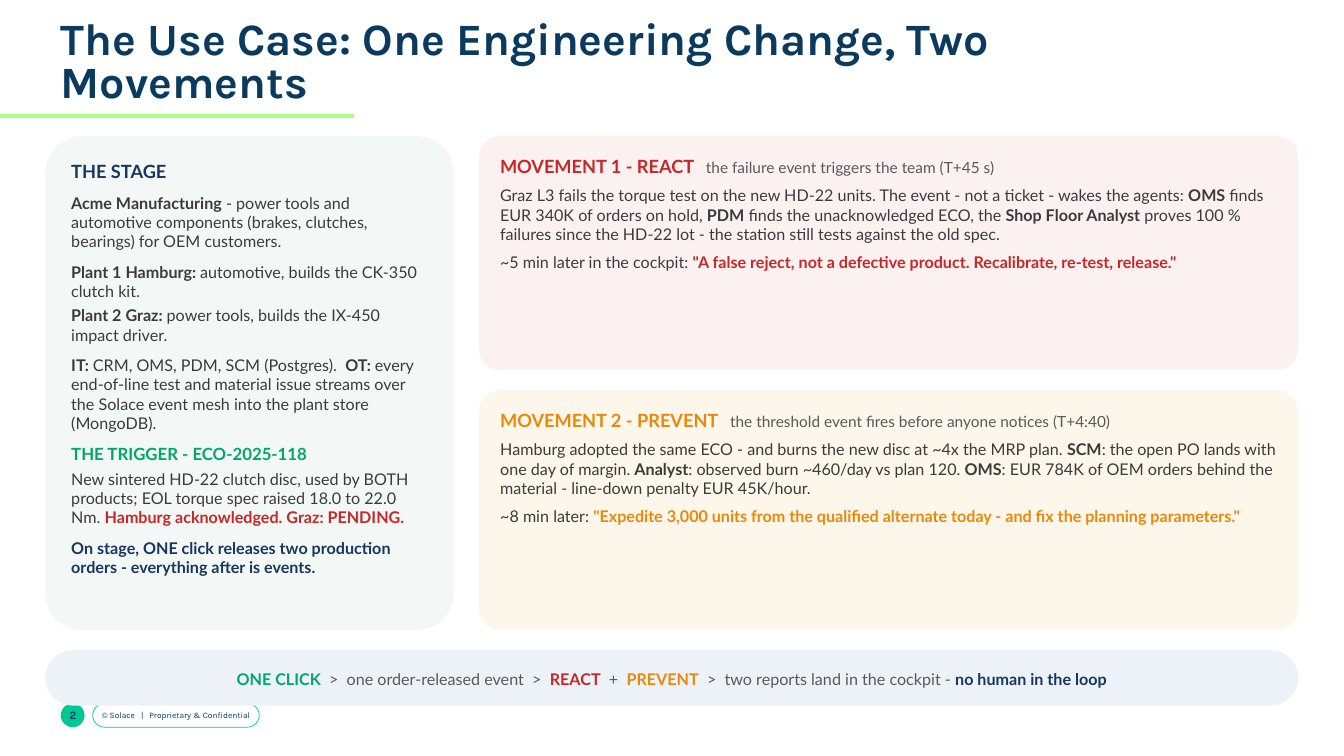
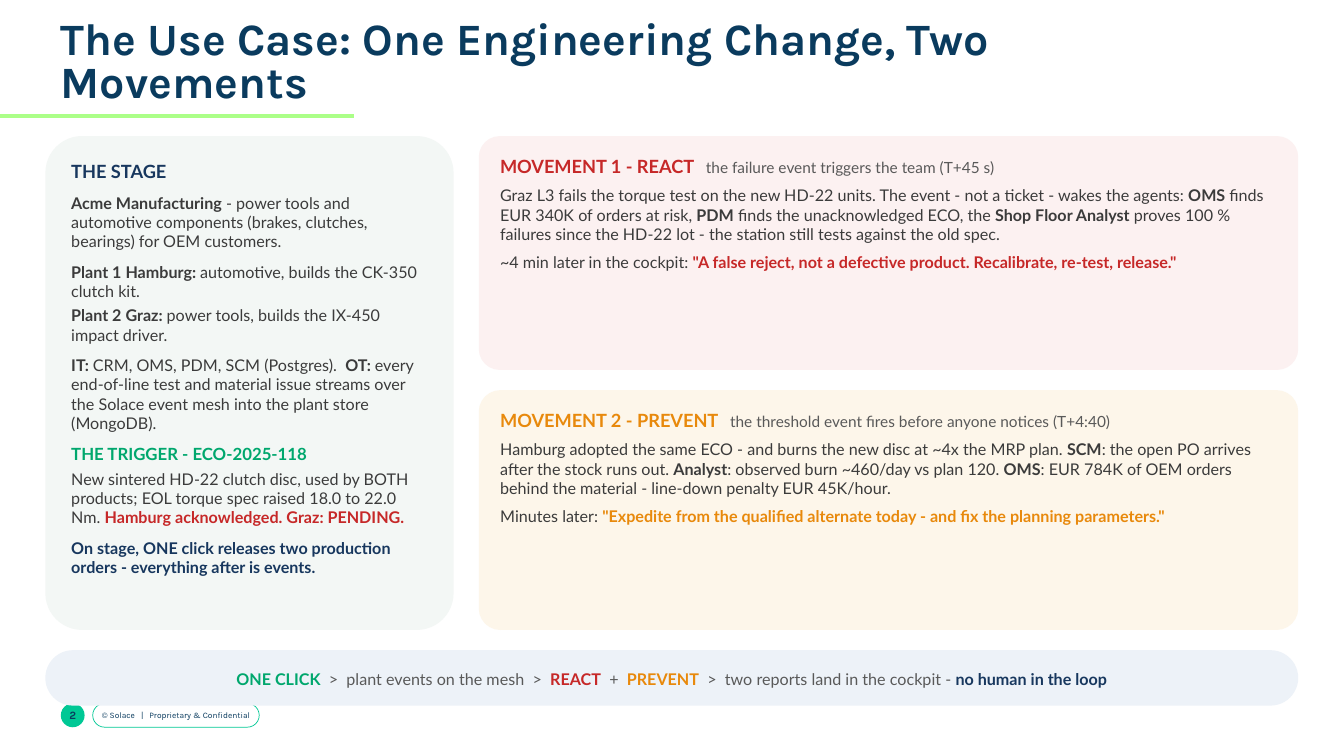
Before and after one commit to martensa/solace-demo-artifacts, a slide deck: slide 2 of sam-manufacturing-ops-demo/slides/SAM v2 - AI Worker Lifecycle Manufacturing.pptx. Drawn at 1344x756 pixels with LibreOffice and Linux fonts; fonts in the diff are those of the drawing; background and template pictures are left out. Boxes give left, top, right and bottom in pixels: in the first picture for what was removed or moved away, otherwise in the second. Text is boxed around its words. In the diff, an @@ line names an element or a change of style, - is before the commit and + after.

```diff
--- a/sam-manufacturing-ops-demo/slides/SAM v2 - AI Worker Lifecycle Manufacturing.pptx
+++ b/sam-manufacturing-ops-demo/slides/SAM v2 - AI Worker Lifecycle Manufacturing.pptx
@@ text in rounded rectangle at (500, 189, 1263, 271): text changed @@
-Graz L3 fails the torque test on the new HD-22 units. The event - not a ticket - wakes the agents: OMS finds EUR 340K of orders on hold, PDM finds the unacknowledged ECO, the Shop Floor Analyst proves 100 % failures since the HD-22 lot - the station still tests against the old spec.
-~5 min later in the cockpit: "A false reject, not a defective product. Recalibrate, re-test, release."
+Graz L3 fails the torque test on the new HD-22 units. The event - not a ticket - wakes the agents: OMS finds EUR 340K of orders at risk, PDM finds the unacknowledged ECO, the Shop Floor Analyst proves 100 % failures since the HD-22 lot - the station still tests against the old spec.
+~4 min later in the cockpit: "A false reject, not a defective product. Recalibrate, re-test, release."
@@ text in rounded rectangle at (500, 443, 1251, 525): text changed @@
-Hamburg adopted the same ECO - and burns the new disc at ~4x the MRP plan. SCM: the open PO lands with one day of margin. Analyst: observed burn ~460/day vs plan 120. OMS: EUR 784K of OEM orders behind the material - line-down penalty EUR 45K/hour.
-~8 min later: "Expedite 3,000 units from the qualified alternate today - and fix the planning parameters."
+Hamburg adopted the same ECO - and burns the new disc at ~4x the MRP plan. SCM: the open PO arrives after the stock runs out. Analyst: observed burn ~460/day vs plan 120. OMS: EUR 784K of OEM orders behind the material - line-down penalty EUR 45K/hour.
+Minutes later: "Expedite from the qualified alternate today - and fix the planning parameters."
@@ text in rounded rectangle at (236, 673, 1107, 688): text changed @@
-ONE CLICK > one order-released event > REACT + PREVENT > two reports land in the cockpit - no human in the loop
+ONE CLICK > plant events on the mesh > REACT + PREVENT > two reports land in the cockpit - no human in the loop
```
Also in this commit, not shown: 3 other slides changed, 3 other files.
